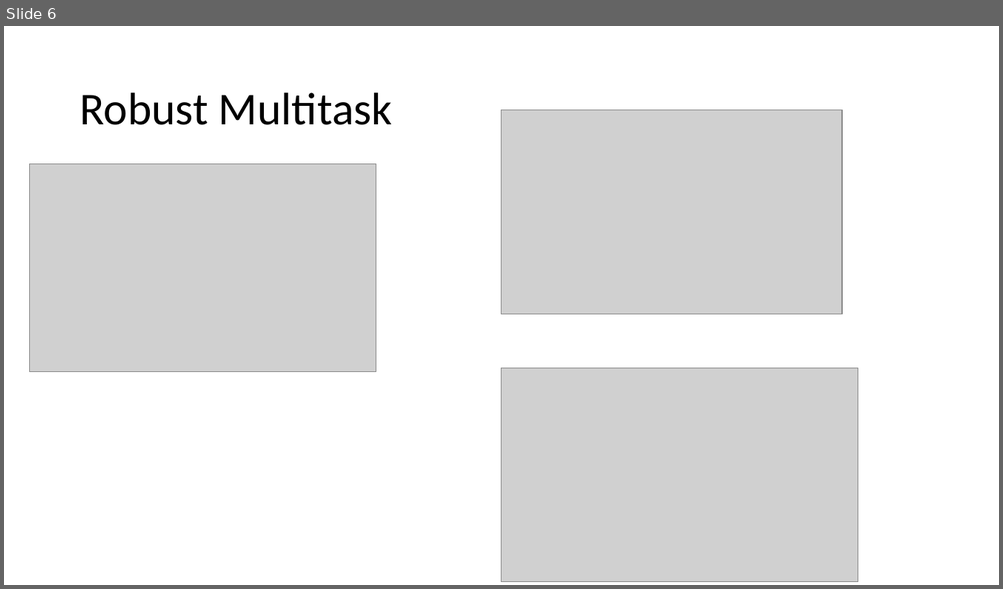
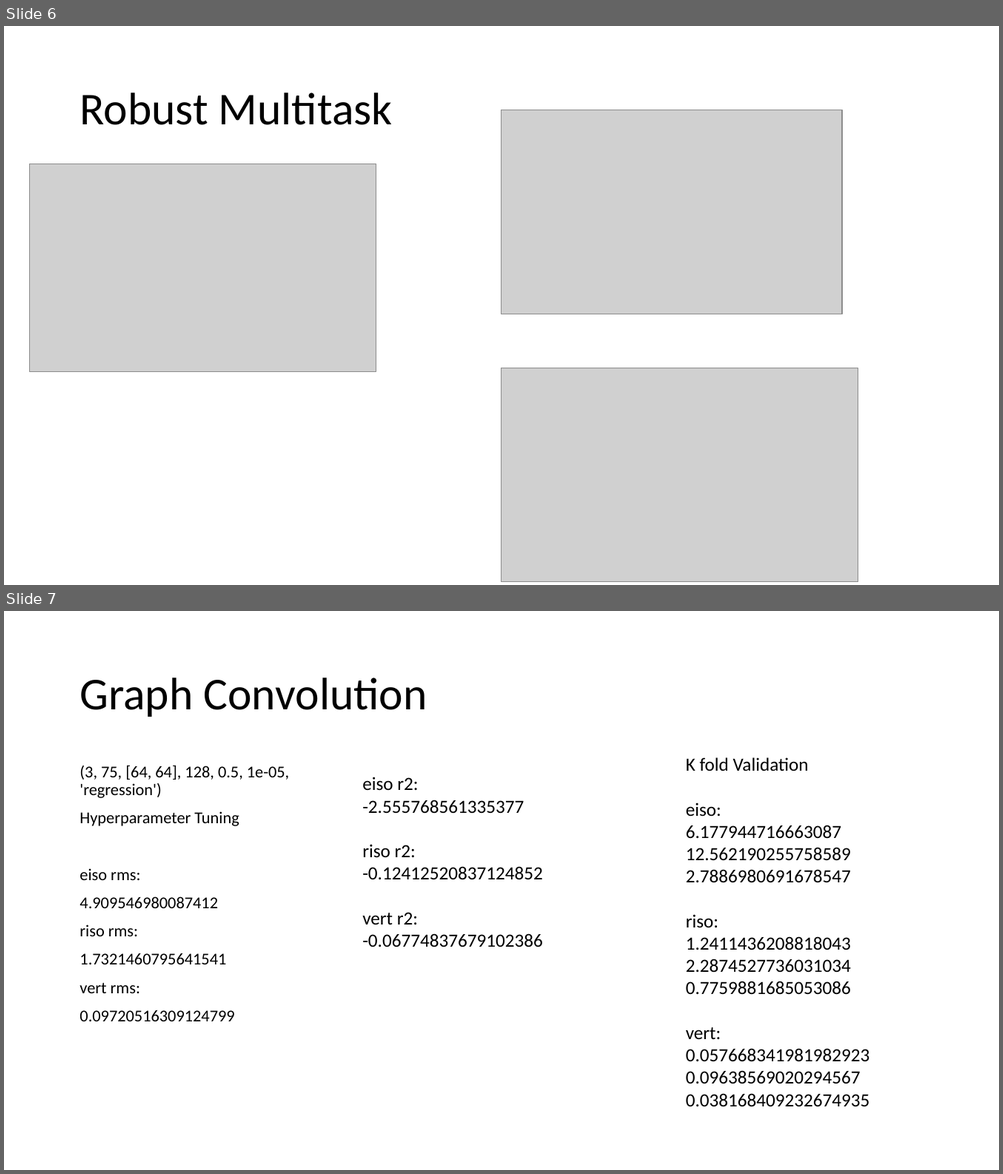
Before and after one commit to Ian-McCleary/chem-ml-research, a slide deck: statsreport.pptx. Shown one above the other, each under a label of ours: slide 6 before the commit, slides 6 and 7 after it. The pictures are 1003x589 and 1003x1174 pixels, drawn with LibreOffice and Linux fonts; fonts in the diff are those of the drawing; grey boxes stand for pictures. Boxes give left, top, right and bottom in pixels: in the first picture for what was removed or moved away, otherwise in the second. Text is boxed around its words. In the diff, an @@ line names an element or a change of style, - is before the commit and + after.

```diff
--- a/statsreport.pptx
+++ b/statsreport.pptx
@@ slide 7 added at box(4, 611, 999, 1170), background #FFFFFF @@
@@ title added at box(79, 678, 427, 717), 44 pt, text #000000 @@
+Graph Convolution
@@ text added at box(79, 765, 289, 1022), 16 pt, text #000000 @@
+(3, 75, [64, 64], 128, 0.5, 1e-05, 'regression')
+Hyperparameter Tuning
+eiso rms:
+4.909546980087412
+riso rms:
+1.7321460795641541
+vert rms:
+0.09720516309124799
@@ text added at box(686, 758, 870, 1108), 18 pt, text #000000 @@
+K fold Validation
+eiso:
+6.177944716663087
+12.562190255758589
+2.7886980691678547
+riso:
+1.2411436208818043
+2.2874527736031034
+0.7759881685053086
+vert:
+0.057668341981982923
+0.09638569020294567
+0.038168409232674935
@@ text added at box(362, 777, 543, 948), 18 pt, text #000000 @@
+eiso r2:
+-2.555768561335377
+riso r2:
+-0.12412520837124852
+vert r2:
+-0.06774837679102386
```
Also in this commit, not shown: 4 slides changed, 3 other slides added, 1 slide removed, 6 other files.
